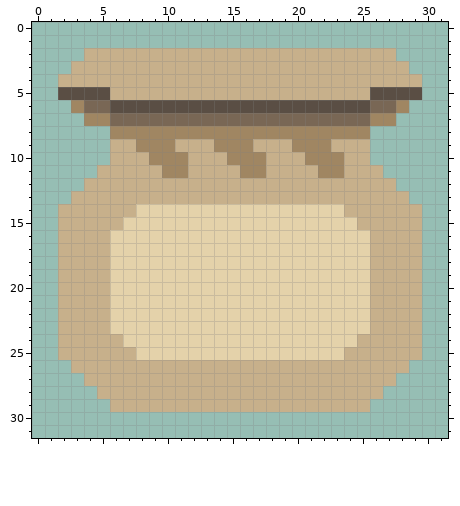
Pixel-art file: assets/seed-bag_base.aseprite. Above: the version before the commit.
32x32 pixels, 1 frame.
Now the later version:
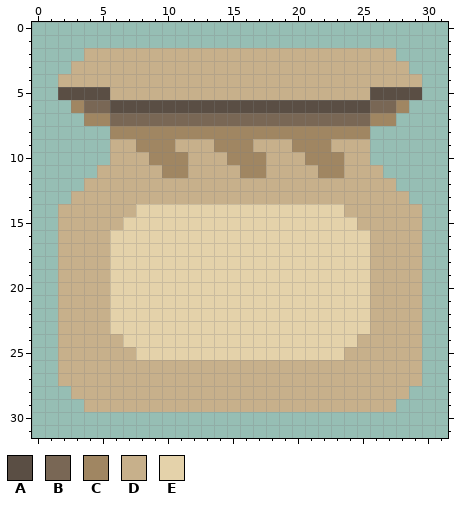
Palette (. is transparent): A #5a4e44  B #796755  C #a08662  D #c7b08b  E #e4d2aa
From old to new:
@@ x 0..31 @@
 25 ..DDDDDDEEEEEEEEEEEEEEEEDDDDDD..
-26 ...DDDDDDDDDDDDDDDDDDDDDDDDDD...
-27 ....DDDDDDDDDDDDDDDDDDDDDDDD....
-28 .....DDDDDDDDDDDDDDDDDDDDDD.....
-29 ......DDDDDDDDDDDDDDDDDDDD......
+26 ..DDDDDDDDDDDDDDDDDDDDDDDDDDDD..
+27 ..DDDDDDDDDDDDDDDDDDDDDDDDDDDD..
+28 ...DDDDDDDDDDDDDDDDDDDDDDDDDD...
+29 ....DDDDDDDDDDDDDDDDDDDDDDDD....
 30 ................................
Changed places in both pictures, as pixel boxes (x1, y1, x2, y2):
added: (58, 360, 110, 412)
added: (370, 360, 422, 412)
